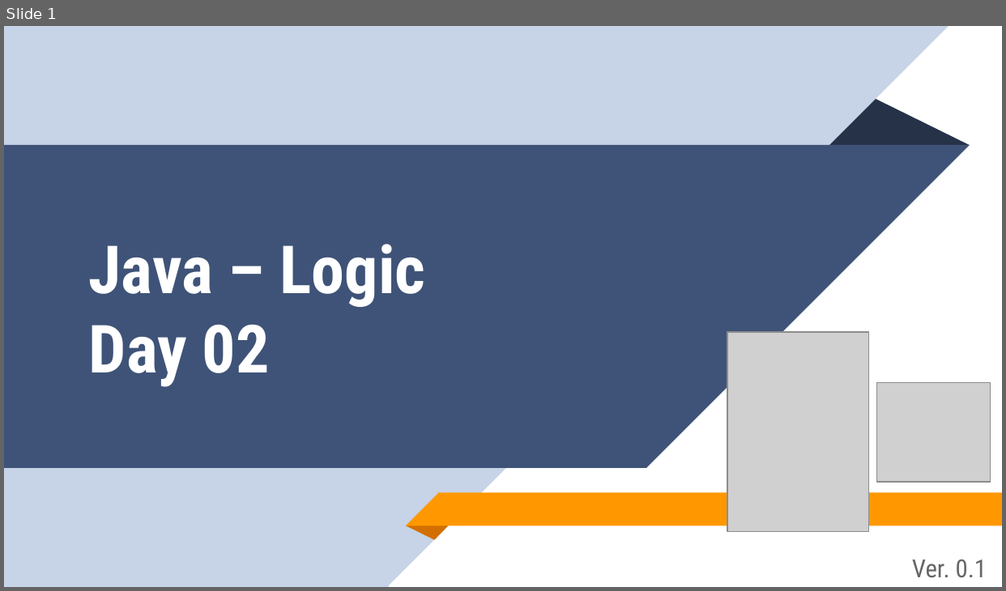
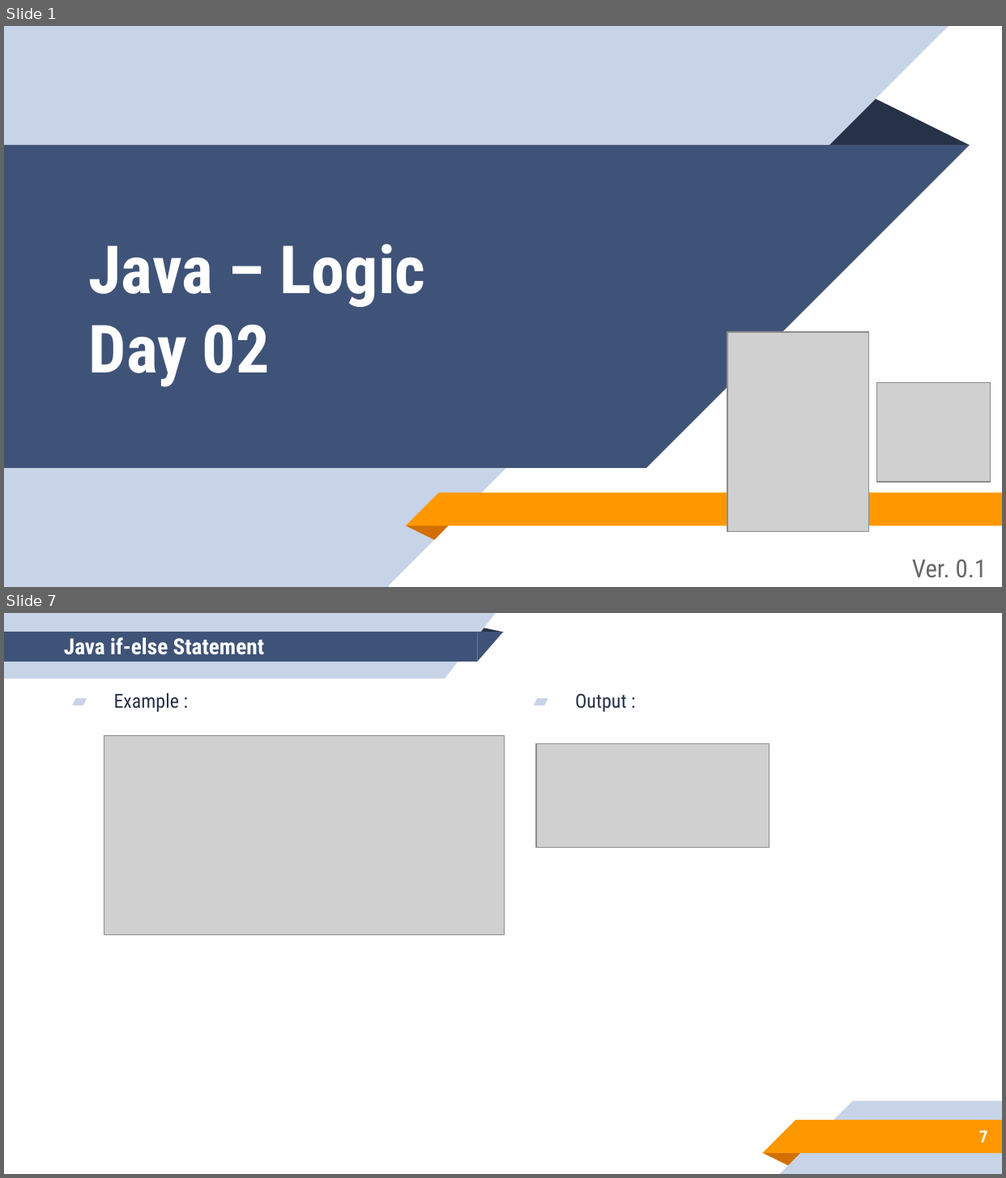
Before and after one commit to aronipurwanto/materi-xa, a slide deck: java/java-logic/Slide-Java-Logic-02.pptx. Shown one above the other, each under a label of ours: slide 1 before the commit, slides 1 and 7 after it; the slides between them are not shown. The pictures are 1006x591 and 1006x1178 pixels, drawn with LibreOffice and Linux fonts; fonts in the diff are those of the drawing; grey boxes stand for pictures. Boxes give left, top, right and bottom in pixels: in the first picture for what was removed or moved away, otherwise in the second. Text is boxed around its words. In the diff, an @@ line names an element or a change of style, - is before the commit and + after.

```diff
--- a/java/java-logic/Slide-Java-Logic-02.pptx
+++ b/java/java-logic/Slide-Java-Logic-02.pptx
@@ slide 7 added at [4,613,1002,1174], background #FFFFFF @@
@@ group added at [4,613,504,679]: 2 rectangles, 2 right triangles, 1 triangle @@
@@ title added at [64,637,265,655], 16 pt, text #FFFFFF, bold @@
+Java if-else Statement
@@ text added at [114,693,180,712], 14 pt, text #263248 @@
+▰ Example :
@@ text added at [575,693,627,712], 14 pt, text #263248 @@
+▰ Output :
@@ picture added at [104,736,504,935] @@
@@ picture added at [536,743,769,848] @@
@@ group added at [762,1101,1002,1174]: 2 rectangles, 2 right triangles, 1 triangle @@
@@ page number added at [979,1131,987,1143], 12 pt, text #FFFFFF, bold @@
+7
```
Also in this commit, not shown: 6 slides changed, 18 other slides added, 1 slide removed, 16 other files.
